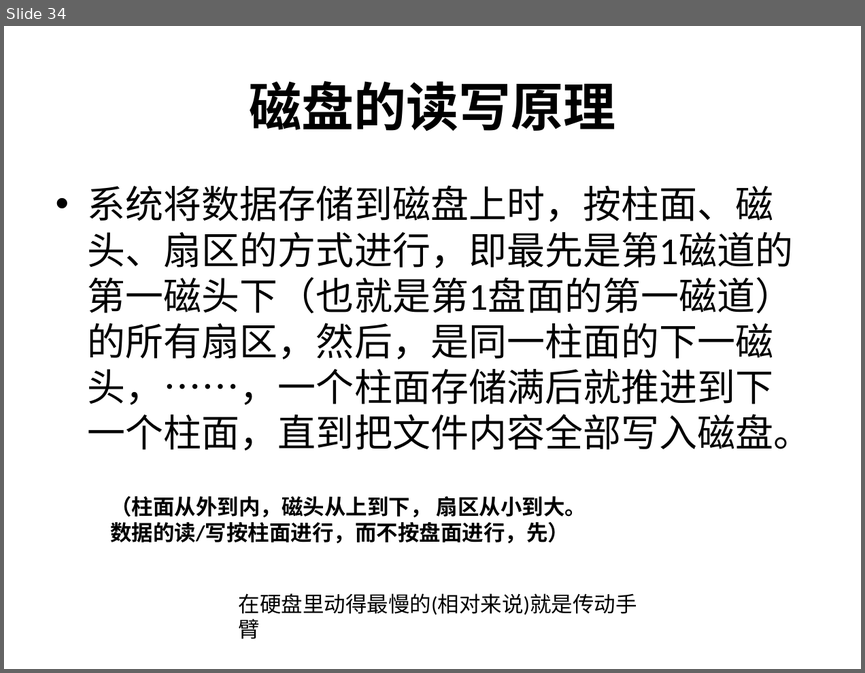
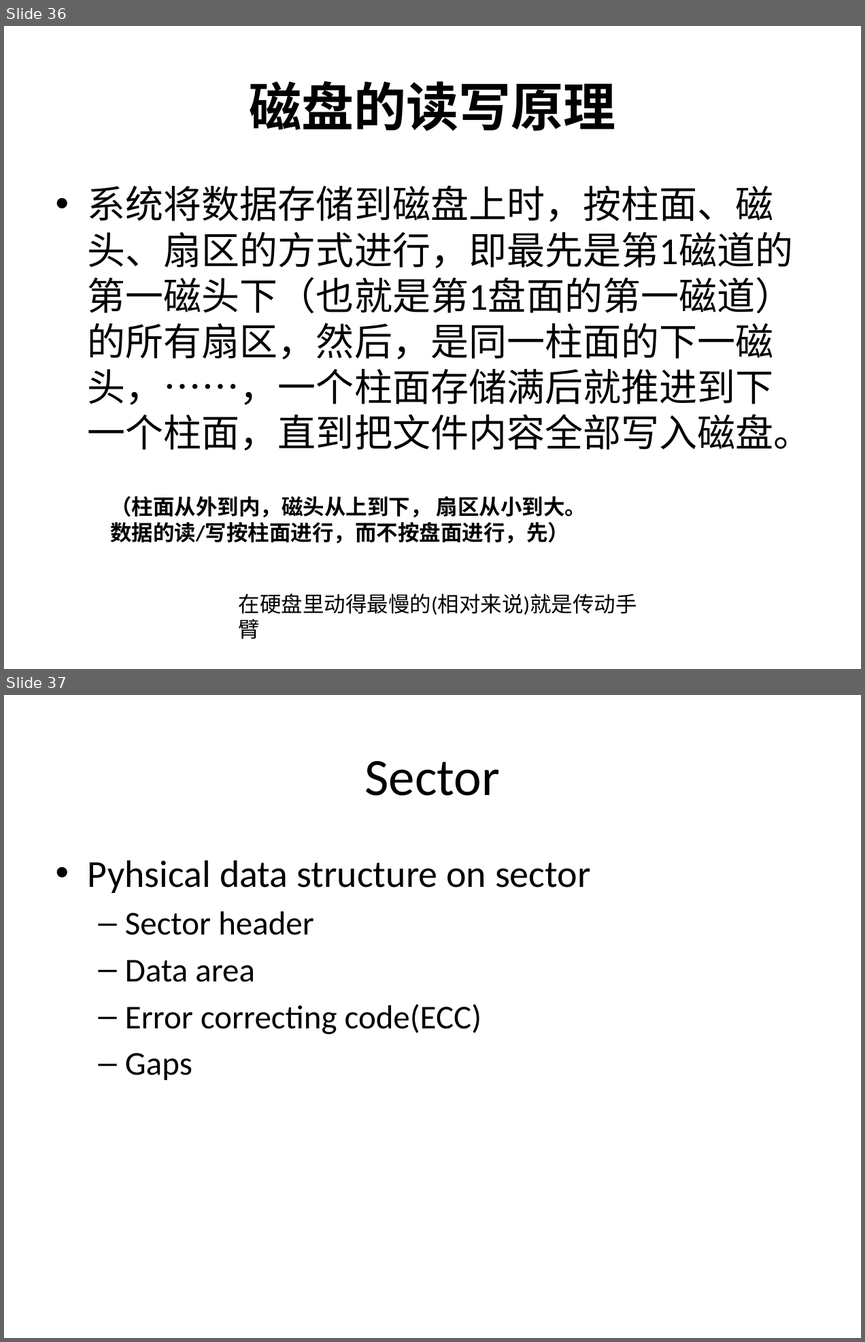
Before and after one commit to guhanjie/Knowledge-sharing, a slide deck: 数据存取模型.pptx. Shown one above the other, each under a label of ours: slide 34 before the commit, slides 36 and 37 after it. The pictures are 865x673 and 865x1342 pixels, drawn with LibreOffice and Linux fonts; fonts in the diff are those of the drawing. Boxes give left, top, right and bottom in pixels: in the first picture for what was removed or moved away, otherwise in the second. Text is boxed around its words. In the diff, an @@ line names an element or a change of style, - is before the commit and + after.

Commit message:
update for data model in memory & disk

```diff
--- a/数据存取模型.pptx
+++ b/数据存取模型.pptx
@@ slide 37 added at <box>4,695,861,1338</box>, background #FFFFFF @@
@@ title added at <box>365,761,500,796</box>, 44 pt, text #000000 @@
+Sector
@@ text added at <box>88,860,591,1080</box>, 28 pt, text #000000 @@
+• Pyhsical data structure on sector
+  – Sector header
+  – Data area
+  – Error correcting code(ECC)
+  – Gaps
@@ what was slide 34 is now slide 36 @@
```
Also in this commit, not shown: 5 slides changed, 3 other slides added.
